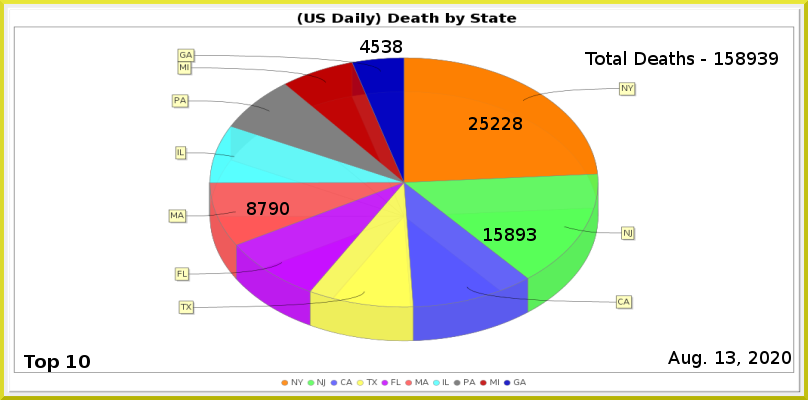
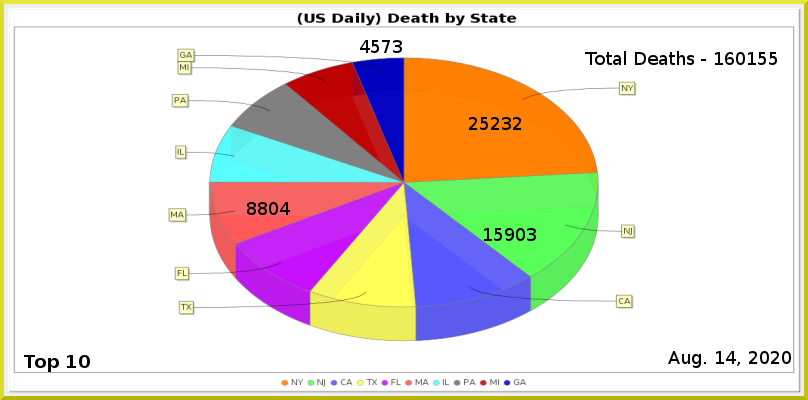
The second w=808, h=400 image is a revision of the first. Changes to its layers:
painted on "Least" over [382, 40, 402, 53]
painted on "MA" over [258, 202, 290, 215]
painted on "NJ" over [505, 228, 525, 241]
painted on "NY" over [502, 117, 522, 130]
renamed "Total Deaths - 158939" to "Total Deaths - 160155", painted on it over [725, 52, 778, 65]
painted on "Current Date" over [726, 351, 736, 364]
painted on "Death_by_State.png" over [168, 50, 637, 342]
